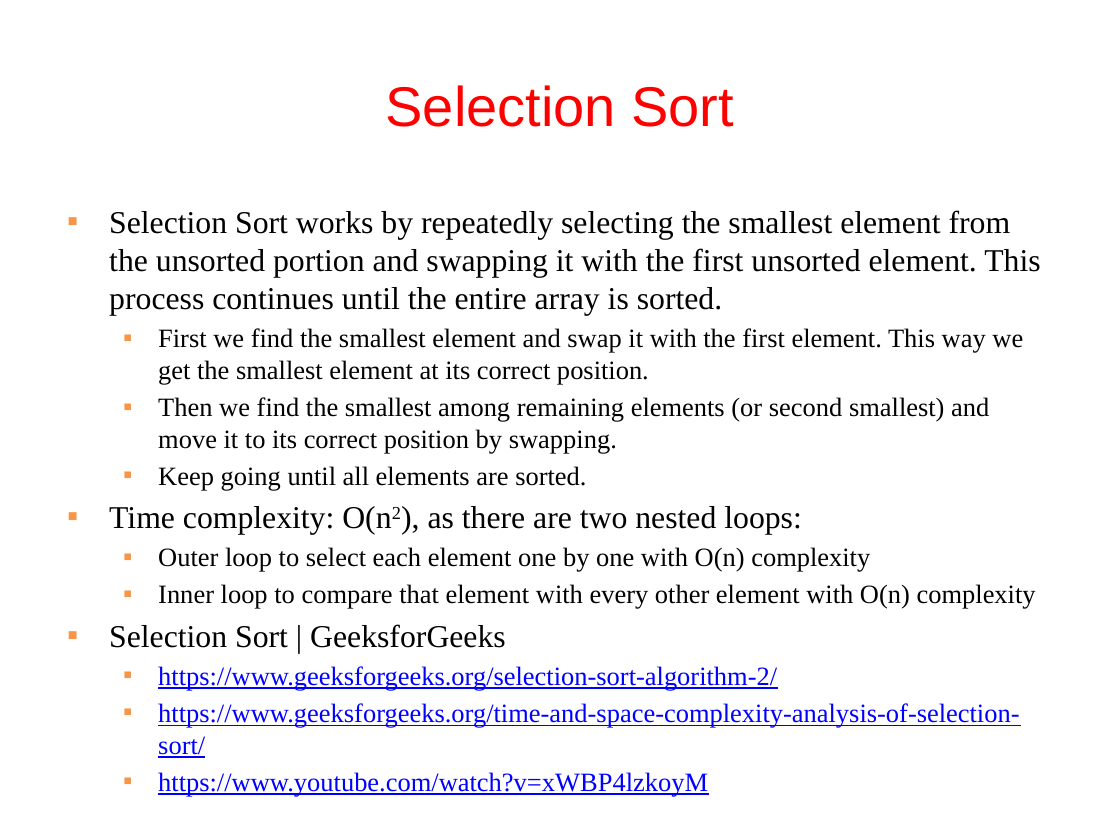
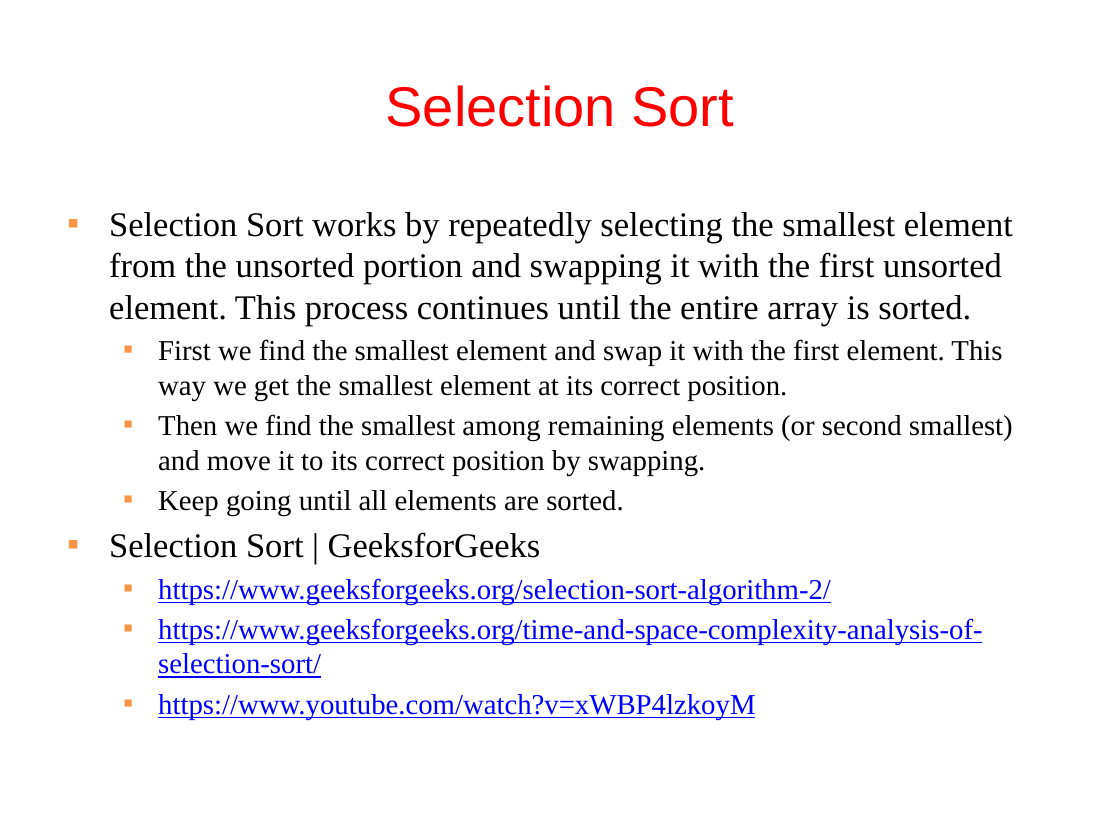
Before and after one commit to guhofstra/CSC111Fa25, a slide deck: slide 6 of PPTs/Lecture 13-sorting algorithms.pptx. Drawn at 1120x840 pixels with LibreOffice and Linux fonts; fonts in the diff are those of the drawing. Boxes give left, top, right and bottom in pixels: in the first picture for what was removed or moved away, otherwise in the second. Text is boxed around its words. In the diff, an @@ line names an element or a change of style, - is before the commit and + after.

```diff
--- a/PPTs/Lecture 13-sorting algorithms.pptx
+++ b/PPTs/Lecture 13-sorting algorithms.pptx
@@ text "Selection Sort works by repeatedly ..." at [109, 212, 1013, 720]: size 20.4 to 22.2 pt in "Selection Sort works by repeatedly selecting the ...", "Selection Sort | GeeksforGeeks"; size 17 to 18.5 pt in "First we find the smallest element and ...", "Then we find the smallest among remaining ...", "Keep going until all elements are sorted.", "https://www.geeksforgeeks.org/selection-sort-algorithm-2/" and 2 more places @@
@@ text at [109, 506, 1036, 609]: paragraphs removed @@
-▪ Time complexity: O(n2), as there are two nested loops:
-  ▪ Outer loop to select each element one by one with O(n) complexity
-  ▪ Inner loop to compare that element with every other element with O(n) complexity
```
Also in this commit, not shown: 1 other slide changed, 1 slide added, 32 other files.
